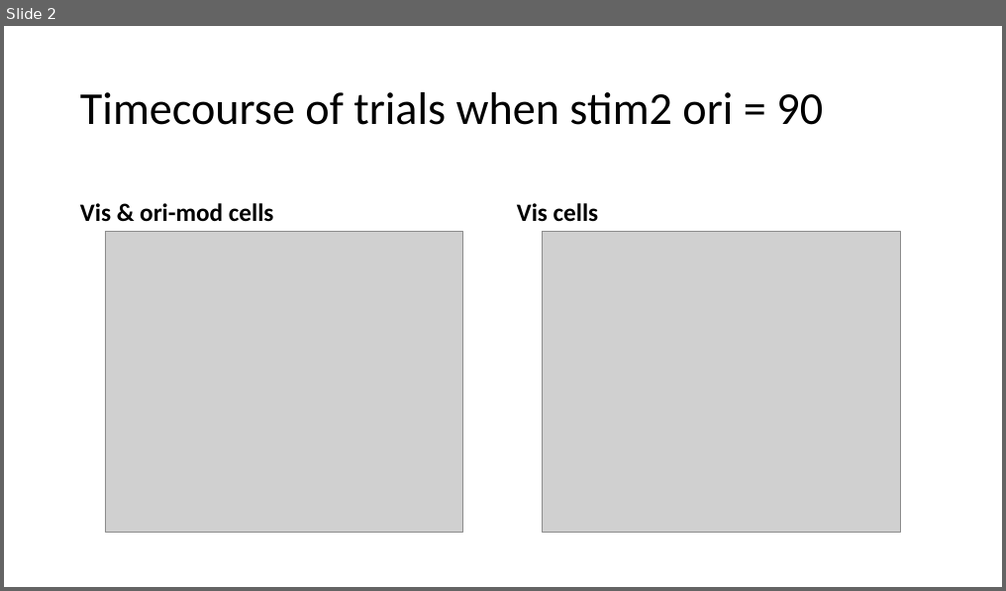
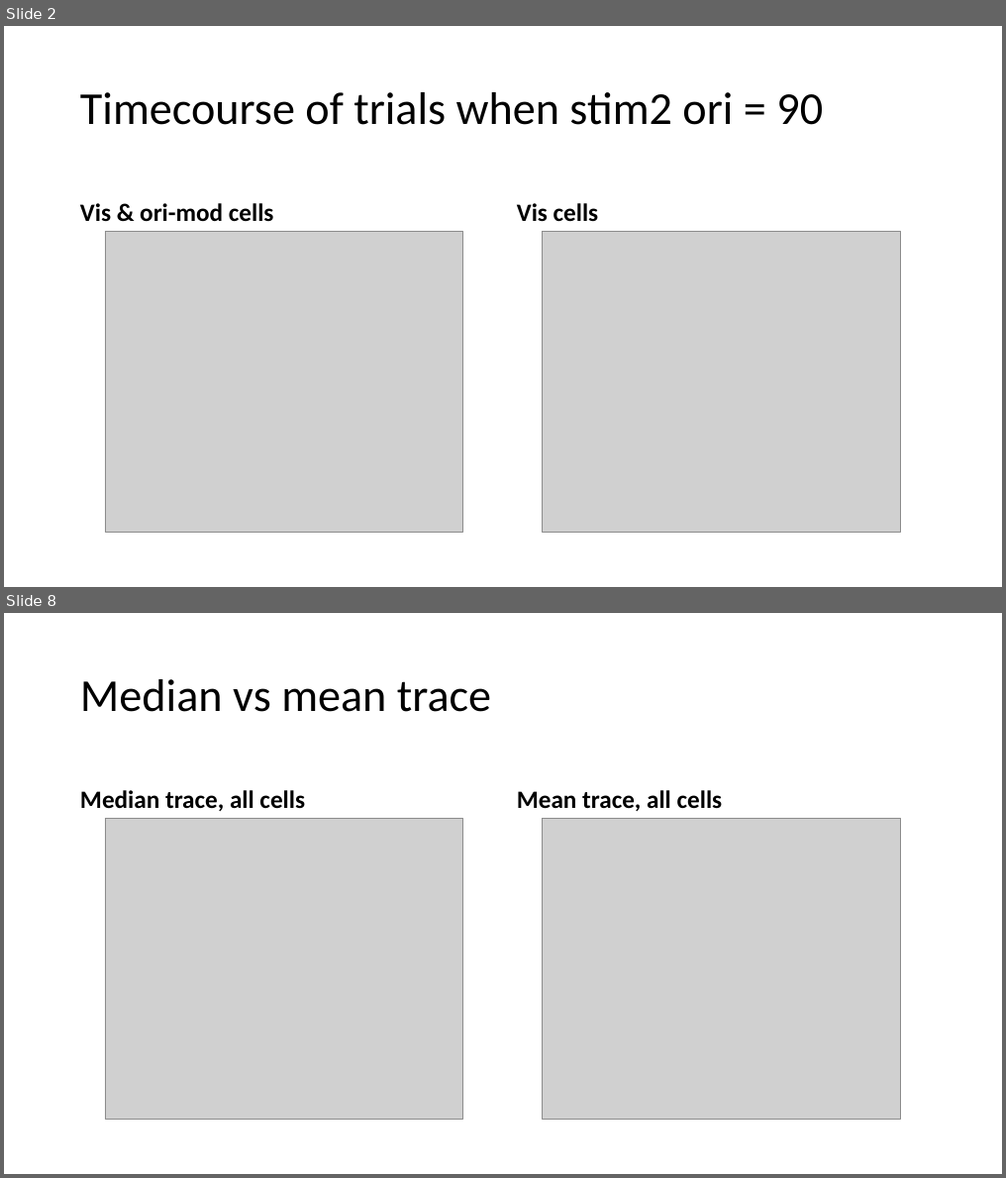
Before and after one commit to lanluo9/inter, a slide deck: results/tuning curve bias san check/TC.pptx. Shown one above the other, each under a label of ours: slide 2 before the commit, slides 2 and 8 after it; the slides between them are not shown. The pictures are 1006x591 and 1006x1178 pixels, drawn with LibreOffice and Linux fonts; fonts in the diff are those of the drawing; grey boxes stand for pictures. Boxes give left, top, right and bottom in pixels: in the first picture for what was removed or moved away, otherwise in the second. Text is boxed around its words. In the diff, an @@ line names an element or a change of style, - is before the commit and + after.

Commit message:
vis driven criteria adjust, and median vs mean trace

```diff
--- a/results/tuning curve bias san check/TC.pptx
+++ b/results/tuning curve bias san check/TC.pptx
@@ slide 8 added at (4,613,1002,1174), background #FFFFFF @@
@@ title added at (80,679,491,712), 44 pt, text #000000 @@
+Median vs mean trace
@@ text added at (80,790,305,811), 24 pt, text #000000, bold @@
+Median trace, all cells
@@ text added at (517,790,723,811), 24 pt, text #000000, bold @@
+Mean trace, all cells
@@ picture added at (105,818,463,1120) @@
@@ picture added at (543,818,900,1120) @@
```
Also in this commit, not shown: 6 other slides added, 10 other files.
